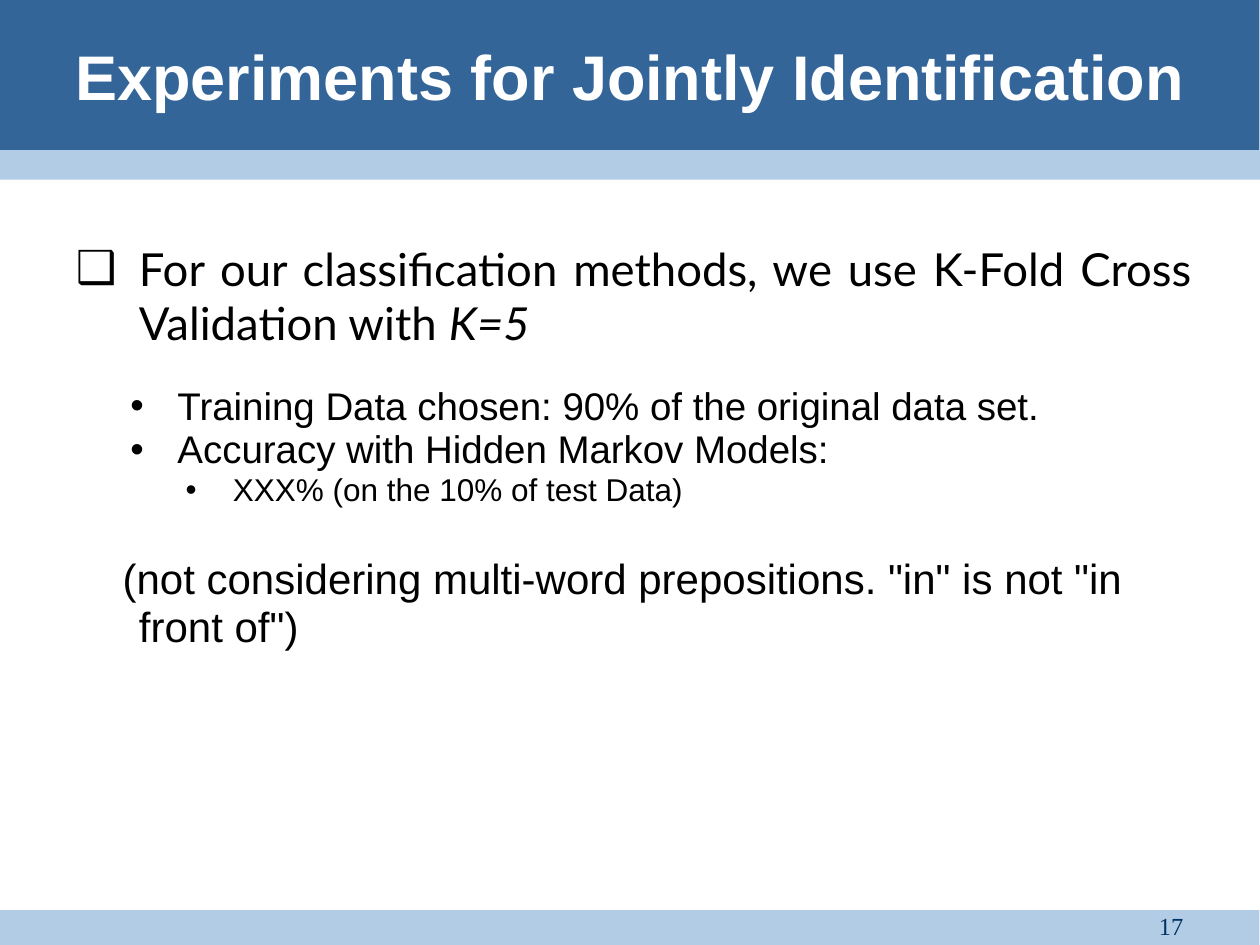
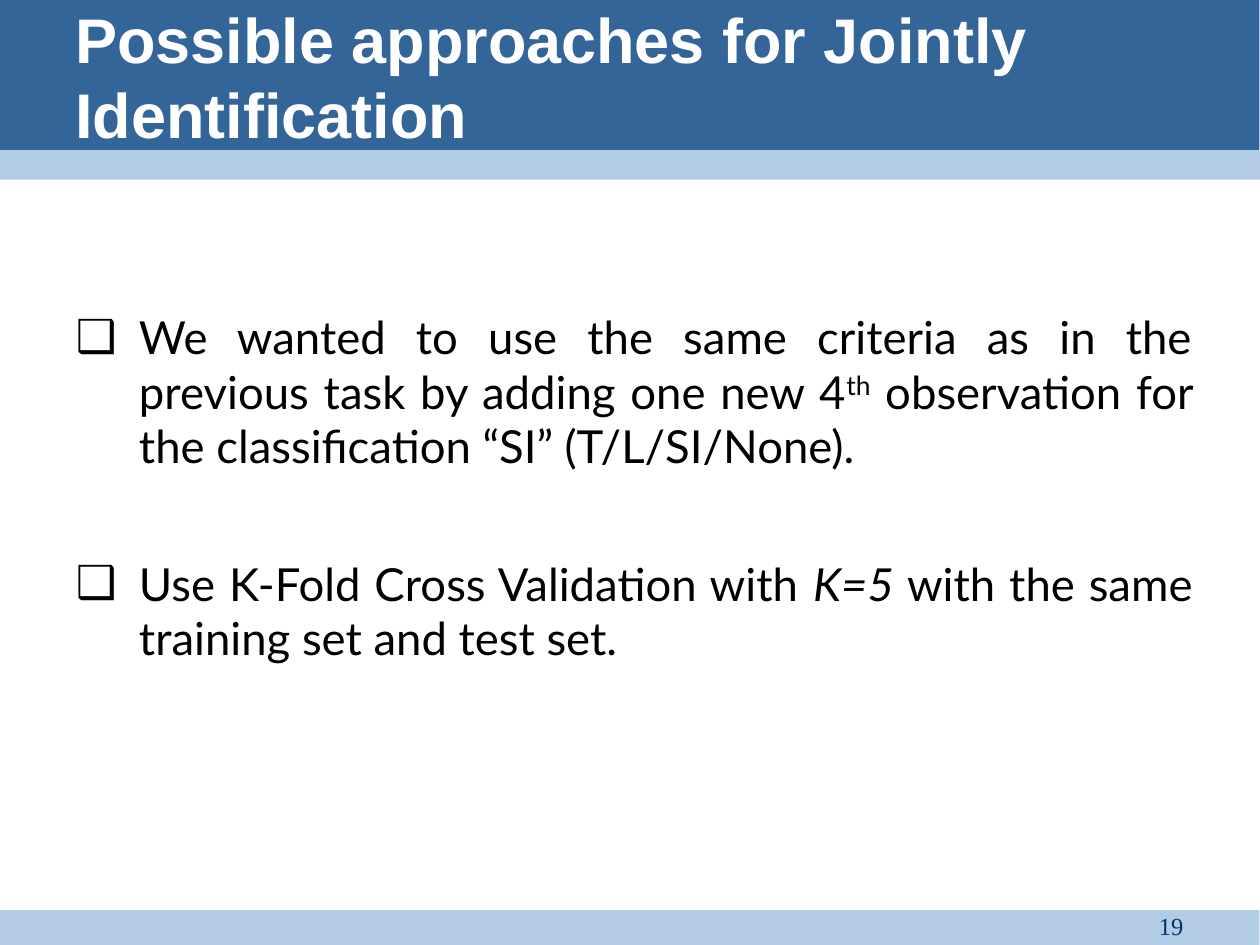
Before and after one commit to satvikg/pln-pmt-pract, a slide deck: slide 19 of SpatialRoleLabeling/doc/Group presentation.ppt (slide 17 before the commit). Drawn at 1260x945 pixels with LibreOffice and Linux fonts; fonts in the diff are those of the drawing. Boxes give left, top, right and bottom in pixels: in the first picture for what was removed or moved away, otherwise in the second. Text is boxed around its words. In the diff, an @@ line names an element or a change of style, - is before the commit and + after.

```diff
--- a/SpatialRoleLabeling/doc/Group presentation.ppt
+++ b/SpatialRoleLabeling/doc/Group presentation.ppt
@@ text at [75,17,1027,139]: text changed @@
-Experiments for Jointly Identification
+Possible approaches for Jointly Identification
@@ text at [139,320,1194,664]: text changed; size 22 to 26 pt; font Arial to Lato @@
-❑ For our classification methods, we use K-Fold Cross Validation with K=5
-  • Training Data chosen: 90% of the original data set.
-  • Accuracy with Hidden Markov Models:
-    • XXX% (on the 10% of test Data)
-(not considering multi-word prepositions. "in" is not "in front of")
+❑ We wanted to use the same criteria as in the previous task by adding one new 4th observation for the classification “SI” (T/L/SI/None).
+❑ Use K-Fold Cross Validation with K=5 with the same training set and test set.
@@ page number at [1159,919,1184,936]: text changed @@
-17
+19
```
Also in this commit, not shown: 5 other slides changed, 3 slides added, 1 slide removed, 1 other file.
